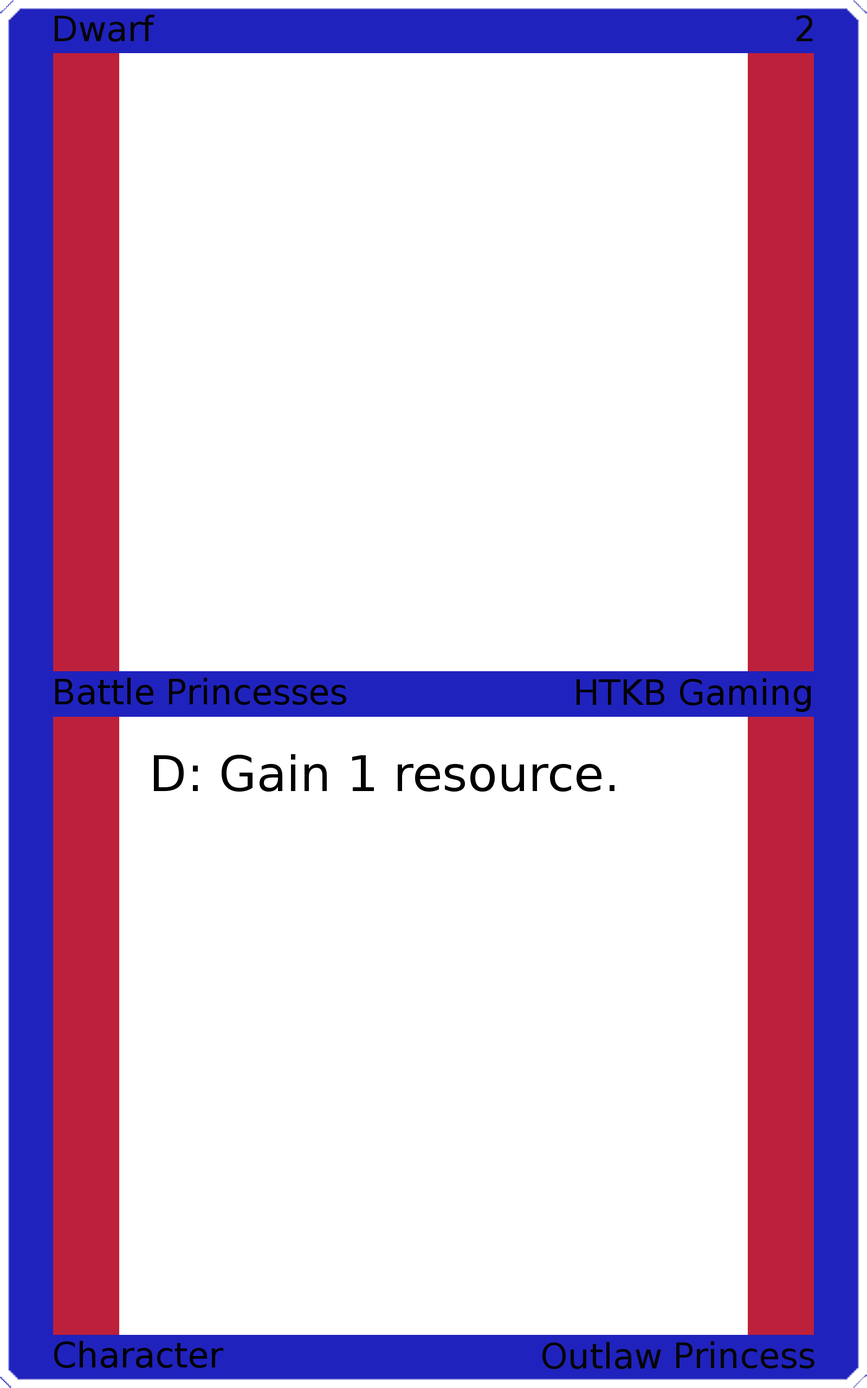
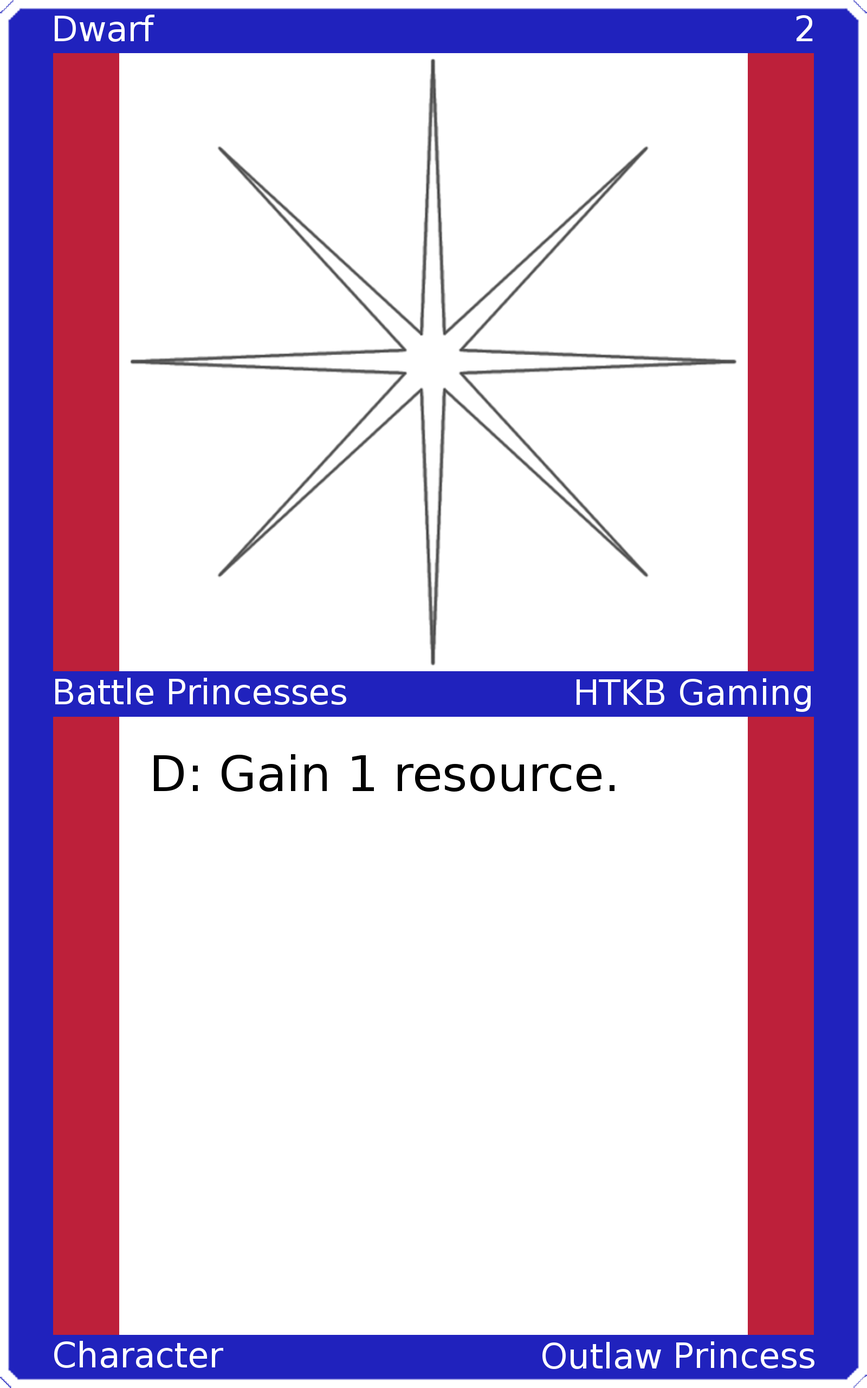
Revision of a layered 867px x 1388px image; what changed, layer by layer:
painted on "Upper Left" over [54, 14, 155, 42]
painted on "Upper Right" over [796, 15, 814, 42]
painted on "Mid Left" over [55, 677, 347, 705]
painted on "Mid Right" over [576, 678, 811, 712]
painted on "Bottom Left" over [54, 1340, 224, 1368]
painted on "Bottom Right" over [542, 1340, 815, 1369]
added layer "Art" above "Top Background" over [129, 57, 738, 666]
